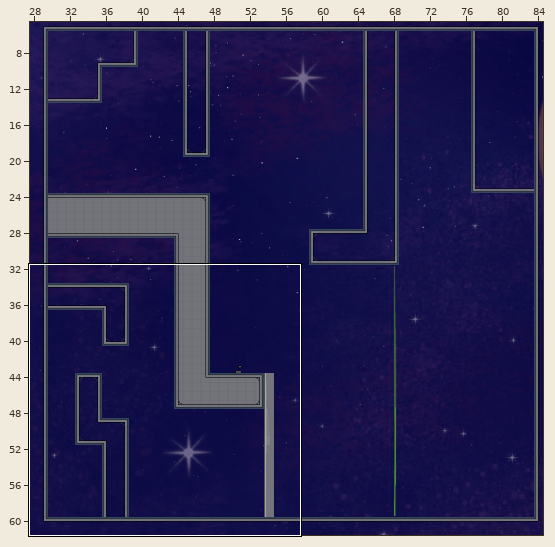
A Tiled map gets an edit: GXPEngine/bin/Debug/Tiled/Level1.tmx. The picture above shows the old version from afar; the outline marks the close-up.
Close-up. First the earlier version:
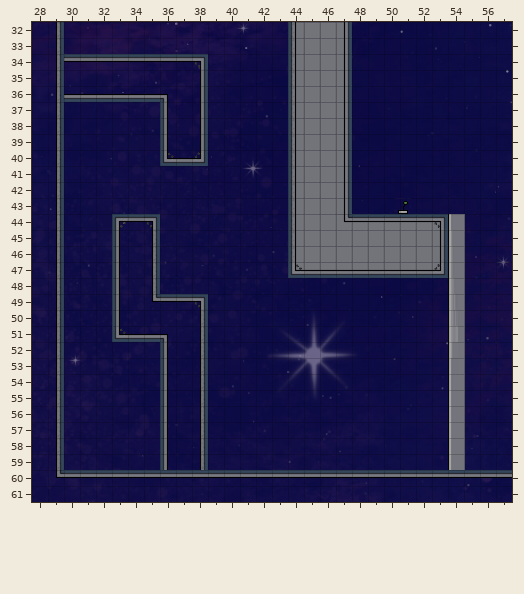
Cells are 16x16 px. Shown: x 28..57, y 32..61. The commit also changed other parts of the map, which this record leaves out.
The result:
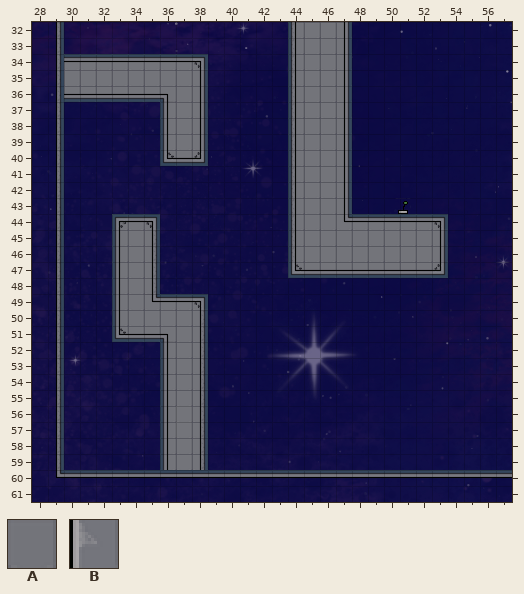
Key: from "TileSheet16": A 135, B 201.
_ is an empty cell.
Objects are placed by their top-left corner, in cells (3,4 is the top-left corner of cell 3,4); size is 1x1 cell unless given.
The exact change:
{"where": "layer \"Filling\""}
{"y":34,"x":30,"old":"_________","new":"AAAAAAAAA"}
{"y":35,"x":30,"old":"_________","new":"AAAAAAAAA"}
{"y":36,"x":30,"old":"_________","new":"AAAAAAAAA"}
{"y":37,"x":36,"old":"___","new":"AAA"}
{"y":38,"x":36,"old":"___","new":"AAA"}
{"y":39,"x":36,"old":"___","new":"AAA"}
{"y":40,"x":36,"old":"___","new":"AAA"}
{"y":44,"x":33,"old":"___","new":"AAA"}
{"y":45,"x":33,"old":"___","new":"AAA"}
{"y":46,"x":33,"old":"___","new":"AAA"}
{"y":47,"x":33,"old":"___","new":"AAA"}
{"y":48,"x":33,"old":"___","new":"AAA"}
{"y":49,"x":33,"old":"______","new":"AAAAAA"}
{"y":50,"x":33,"old":"______","new":"AAAAAA"}
{"y":51,"x":33,"old":"______","new":"AAAAAA"}
{"y":52,"x":36,"old":"___","new":"AAA"}
{"y":53,"x":36,"old":"___","new":"AAA"}
{"y":54,"x":36,"old":"__","new":"AA"}
{"y":55,"x":36,"old":"__","new":"AA"}
{"y":56,"x":37,"old":"_","new":"A"}
{"y":57,"x":37,"old":"_","new":"A"}
{"where": "layer \"Enviroment\""}
{"y":54,"x":38,"old":"_","new":"A"}
{"y":55,"x":38,"old":"_","new":"A"}
{"y":56,"x":36,"old":"___","new":"AAA"}
{"y":57,"x":36,"old":"___","new":"AAA"}
{"y":58,"x":36,"old":"___","new":"AAA"}
{"y":59,"x":36,"old":"___","new":"AAA"}
{"where": "layer \"Object Layer 1\""}
{"was": "B \"GXPEngine.Door\" at 54,44 size 1.1x16"}
